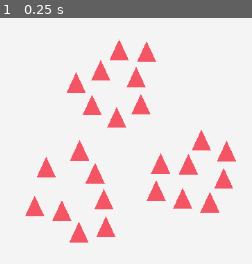
Above: before the commit, frame 1.
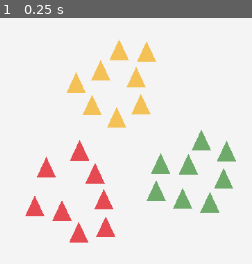
Above: after the commit, the same moment.

Repository: rtauziac/djam-decay
Game: Godot game, scene res://test_2d.tscn
Two runs of this game, one before a commit and one after it. Both use one fixed random seed, a clock stepped at 60 frames per second and the inputs below.
Inputs:
- Up to frame 1 (0.25 s): no input

The runs differ from the first frame. In frame 1, 5.7% of the frame differs, in the area x 10-94%, y 8-91%.

Commit message:
🌈 Only player race is selectable

Diff:
--- /dev/null
+++ b/GameManagement/game.gd
@@ -0,0 +1,8 @@
+extends Node
+class_name Game
+
+var current_player: Player
+
+func _ready():
+	Global.game = self
+	current_player = Player.new()
--- /dev/null
+++ b/GameManagement/player.gd
@@ -0,0 +1,5 @@
+extends Node
+class_name Player
+
+
+var race: Unit.Race = Unit.Race.Rat
--- /dev/null
+++ b/autoload/global.gd
@@ -0,0 +1,4 @@
+extends Node
+
+
+var game: Game
--- a/project.godot
+++ b/project.godot
@@ -15,6 +15,10 @@
 config/features=PackedStringArray("4.2", "GL Compatibility")
 config/icon="res://icon.svg"
 
+[autoload]
+
+Global="*res://autoload/global.gd"
+
 [physics]
 
 common/physics_ticks_per_second=120
--- a/test_2d.tscn
+++ b/test_2d.tscn
@@ -1,5 +1,6 @@
-[gd_scene load_steps=4 format=3 uid="uid://ywgaelhpgpby"]
+[gd_scene load_steps=5 format=3 uid="uid://ywgaelhpgpby"]
 
+[ext_resource type="Script" path="res://GameManagement/game.gd" id="1_bo2r8"]
 [ext_resource type="Script" path="res://unit/groups.gd" id="1_n6ffw"]
 [ext_resource type="Script" path="res://Camera.gd" id="2_fdhqp"]
 
@@ -17,6 +18,9 @@
 
 [node name="Node2D" type="Node2D"]
 
+[node name="Game" type="Node" parent="."]
+script = ExtResource("1_bo2r8")
+
 [node name="Test" type="Node" parent="."]
 script = SubResource("GDScript_3igke")
 
--- /dev/null
+++ b/unit/cat.tscn
@@ -0,0 +1,16 @@
+[gd_scene load_steps=3 format=3 uid="uid://cfcr6bxqqinim"]
+
+[ext_resource type="PackedScene" uid="uid://d0ba2gtndkttu" path="res://unit/unit.tscn" id="1_cj0bt"]
+
+[sub_resource type="CircleShape2D" id="CircleShape2D_ybhj6"]
+resource_local_to_scene = true
+radius = 20.0
+
+[node name="RigidBody2D" instance=ExtResource("1_cj0bt")]
+race = 1
+
+[node name="CollisionShape2D" parent="." index="0"]
+shape = SubResource("CircleShape2D_ybhj6")
+
+[node name="Polygon2D" parent="." index="1"]
+color = Color(0.956528, 0.759413, 0.333554, 1)
--- /dev/null
+++ b/unit/dog.tscn
@@ -0,0 +1,16 @@
+[gd_scene load_steps=3 format=3 uid="uid://bf3b7yr6rdr18"]
+
+[ext_resource type="PackedScene" uid="uid://d0ba2gtndkttu" path="res://unit/unit.tscn" id="1_x1yr3"]
+
+[sub_resource type="CircleShape2D" id="CircleShape2D_efu2m"]
+resource_local_to_scene = true
+radius = 20.0
+
+[node name="RigidBody2D" instance=ExtResource("1_x1yr3")]
+race = 2
+
+[node name="CollisionShape2D" parent="." index="0"]
+shape = SubResource("CircleShape2D_efu2m")
+
+[node name="Polygon2D" parent="." index="1"]
+color = Color(0.433617, 0.667729, 0.415898, 1)
--- a/unit/group.gd
+++ b/unit/group.gd
@@ -19,8 +19,11 @@
 	if event is InputEventMouseButton:
 		var eventMouseButton := event as InputEventMouseButton
 		if not eventMouseButton.pressed:
-			selected = true
-			viewport.set_input_as_handled()
+			var group_nodes = get_tree().get_nodes_in_group(name)
+			var units = group_nodes as Array[Unit]
+			if Global.game.current_player.race == units[0].race:
+				selected = true
+				viewport.set_input_as_handled()
 
 
 func _unhandled_input(event):
--- a/unit/groups.gd
+++ b/unit/groups.gd
@@ -6,14 +6,14 @@
 
 
 func make_initial_groups():
-	var unit_scene = preload("res://unit/unit.tscn")
 	var rand_start_angle = randf() * PI * 2
-	for i_race in 3:
+	var races: Array = [preload("res://unit/rat.tscn"), preload("res://unit/cat.tscn"), preload("res://unit/dog.tscn")]
+	for i_race in races.size():
 		var group_node = preload("res://unit/group.tscn").instantiate()
 		group_node.global_position = Vector2.UP.rotated(rand_start_angle + i_race * PI * 0.666) * 100
 		add_child(group_node)
 		for i_unit in 8:
-			var unit = unit_scene.instantiate()
+			var unit = races[i_race].instantiate()
 			unit.global_position = group_node.global_position + Vector2.RIGHT.rotated(randf() * PI * 2)
 			unit.add_to_group(group_node.name)
 			unit.add_to_group(&"unit")
--- /dev/null
+++ b/unit/rat.tscn
@@ -0,0 +1,15 @@
+[gd_scene load_steps=3 format=3 uid="uid://cyxxq0hnif0ue"]
+
+[ext_resource type="PackedScene" uid="uid://d0ba2gtndkttu" path="res://unit/unit.tscn" id="1_qo00k"]
+
+[sub_resource type="CircleShape2D" id="CircleShape2D_q1als"]
+resource_local_to_scene = true
+radius = 20.0
+
+[node name="RigidBody2D" instance=ExtResource("1_qo00k")]
+
+[node name="CollisionShape2D" parent="." index="0"]
+shape = SubResource("CircleShape2D_q1als")
+
+[node name="Polygon2D" parent="." index="1"]
+color = Color(0.901476, 0.28669, 0.324367, 1)
--- a/unit/unit.gd
+++ b/unit/unit.gd
@@ -1,10 +1,11 @@
 extends RigidBody2D
+class_name Unit
 
-enum UnitRace {
+enum Race {
 	Rat,
 	Cat,
 	Dog
 }
 
 
-@export var race: UnitRace
+@export var race: Race
--- a/unit/unit.tscn
+++ b/unit/unit.tscn
@@ -19,5 +19,5 @@
 shape = SubResource("CircleShape2D_gijtc")
 
 [node name="Polygon2D" type="Polygon2D" parent="."]
-color = Color(0.957985, 0.337165, 0.394999, 1)
+color = Color(0.55, 0.55, 0.55, 1)
 polygon = PackedVector2Array(0, -18, -14, 12, 14, 12)
